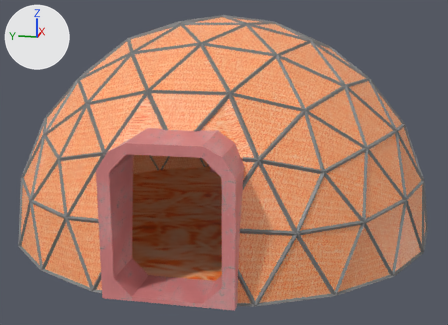
Two versions of the Blender file Assets/homestead/models/dome_hab.blend, one commit apart.
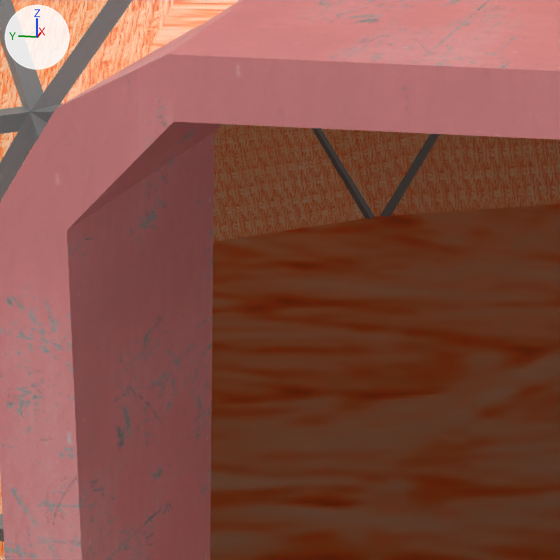
Each version appears first whole from a camera (50 mm lens) standing at (-14.94, -3.02, 5.17) and looking at (-0.24, -0.07, 1.49), and next in a close-up on the part from 22% to 42% of the width and 41% to 70% of the height. The lights are fixed; the arrows at upper left show +X, +Y and +Z.

Names of what the first close-up shows: 'EntryFrame', 'Support', 'innerSkin', 'outerSkin'.
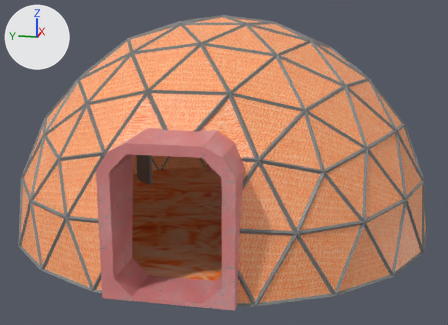
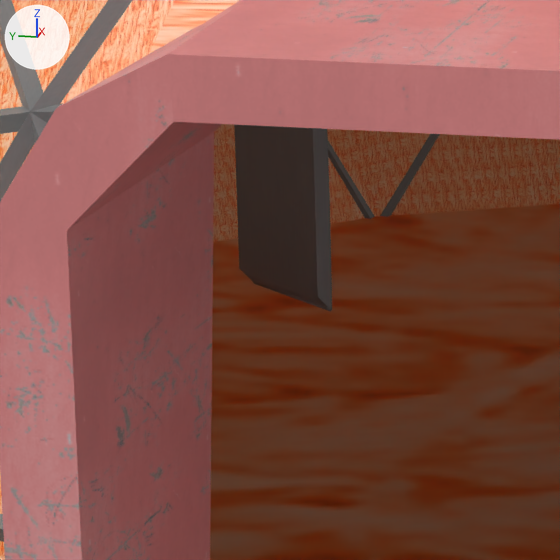
Pixel boxes (x1, y1, x2, y2) of what changed, in the close-ups (560 x 560 px):
'monitor_vertical.002', added (brown)
    after: (234, 124, 332, 312)

The change, as a diff of the scene's bpy script:
```diff
--- a/Assets/homestead/models/dome_hab.blend.py
+++ b/Assets/homestead/models/dome_hab.blend.py
@@ img_metal_diffuse_png_001 @@
+img_metal_diffuse_png_001 = load_image('metal_diffuse.png.001', 'textures/metal_diffuse.png', 2048, 2048, 'sRGB')
@@ mat_metal_diffuse_png_001 @@
+mat_metal_diffuse_png_001 = principled_material('metal_diffuse.png.001')
+mat_metal_diffuse_png_001.texture = img_metal_diffuse_png_001
@@ me_monitor_vertical_002 @@
+me_monitor_vertical_002.from_pydata(...)  # 40 vertices, 42 faces; spans x -21.5..21.5, y -4.7..0.5, z -32.5..32.5
+me_monitor_vertical_002.materials.append(mat_metal_diffuse_png_001)  # picture img_metal_diffuse_png_001
@@ ob_monitor_vertical_002 @@
+ob_monitor_vertical_002 = bpy.data.objects.new('monitor_vertical.002', me_monitor_vertical_002)
+ob_monitor_vertical_002.location = (-2.345, 1.259, 1.859)
+ob_monitor_vertical_002.rotation_euler = (0.0, 0.0, 4.053)  # degrees (0, 0, 232)
+ob_monitor_vertical_002.scale = (0.012, 0.012, 0.012)
```
